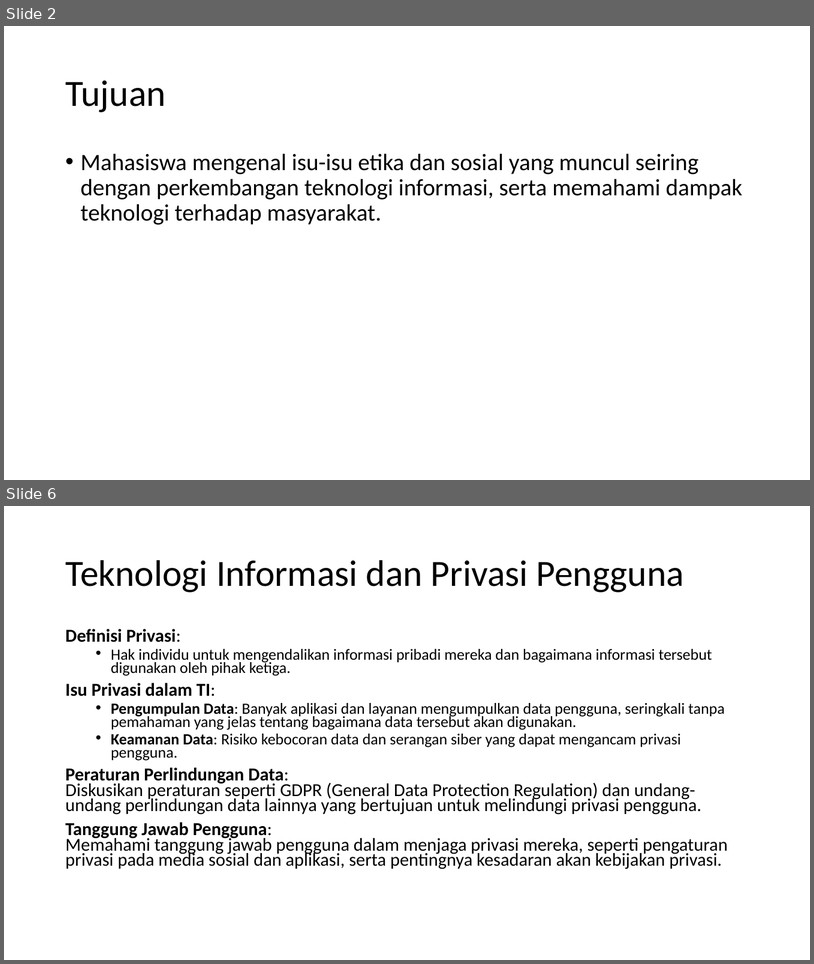
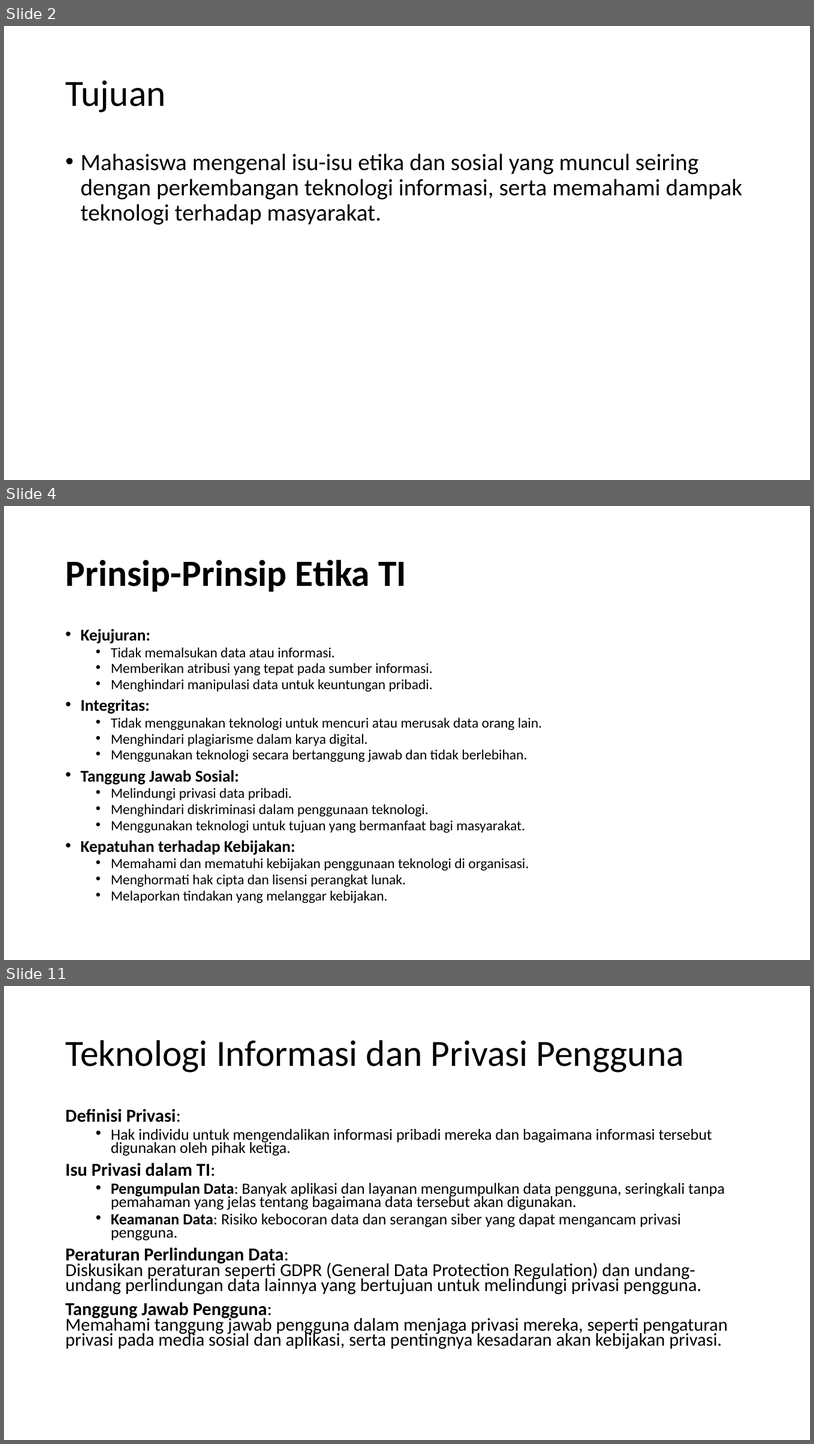
Before and after one commit to hafizirwandi/PengantarTeknologiSistemInformasi, a slide deck: 8. Etika dan Isu Sosial dalam Teknologi Informasi.pptx. Shown one above the other, each under a label of ours: slides 2 and 6 before the commit, slides 2, 4 and 11 after it; the slides between them are not shown. The pictures are 814x964 and 814x1444 pixels, drawn with LibreOffice and Linux fonts; fonts in the diff are those of the drawing. Boxes give left, top, right and bottom in pixels: in the first picture for what was removed or moved away, otherwise in the second. Text is boxed around its words. In the diff, an @@ line names an element or a change of style, - is before the commit and + after.

```diff
--- a/8. Etika dan Isu Sosial dalam Teknologi Informasi.pptx
+++ b/8. Etika dan Isu Sosial dalam Teknologi Informasi.pptx
@@ slide 4 added at (4, 506, 810, 960), background #FFFFFF @@
@@ title added at (65, 559, 407, 592), 44 pt, text #000000, bold @@
+Prinsip-Prinsip Etika TI
@@ text added at (81, 628, 542, 903), 16.8 pt, text #000000 @@
+• Kejujuran:
+  • Tidak memalsukan data atau informasi.
+  • Memberikan atribusi yang tepat pada sumber informasi.
+  • Menghindari manipulasi data untuk keuntungan pribadi.
+• Integritas:
+  • Tidak menggunakan teknologi untuk mencuri atau merusak data orang lain.
+  • Menghindari plagiarisme dalam karya digital.
+  • Menggunakan teknologi secara bertanggung jawab dan tidak berlebihan.
+• Tanggung Jawab Sosial:
+  • Melindungi privasi data pribadi.
+  • Menghindari diskriminasi dalam penggunaan teknologi.
+  • Menggunakan teknologi untuk tujuan yang bermanfaat bagi masyarakat.
+• Kepatuhan terhadap Kebijakan:
+  • Memahami dan mematuhi kebijakan penggunaan teknologi di organisasi.
+  • Menghormati hak cipta dan lisensi perangkat lunak.
+  • Melaporkan tindakan yang melanggar kebijakan.
@@ what was slide 6 is now slide 11 @@
```
Also in this commit, not shown: 3 slides changed, 6 other slides added, 1 slide removed, 6 other files.
